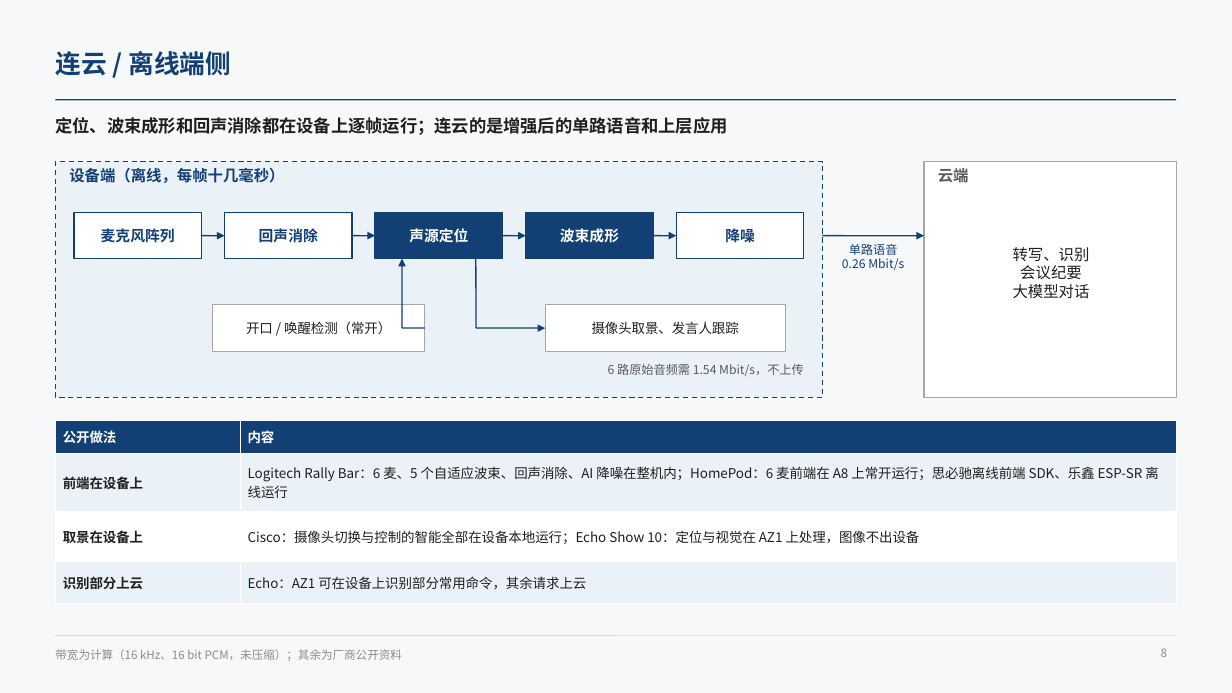
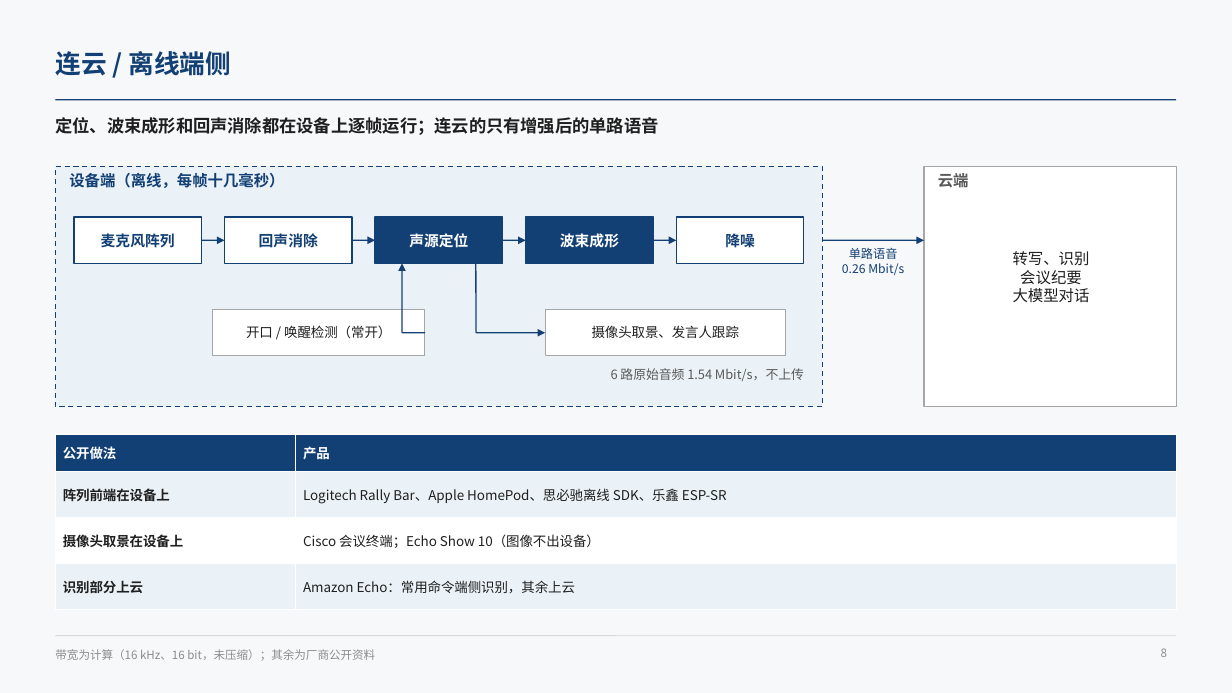
Before and after one commit to ZeroFoxxi/ssl-scene1, a slide deck: slide 8 of 01_场景一_摄像头声源定位/技术总结/声源定位与波束成形技术总结.pptx. Drawn at 1232x693 pixels with LibreOffice and Linux fonts; fonts in the diff are those of the drawing. Boxes give left, top, right and bottom in pixels: in the first picture for what was removed or moved away, otherwise in the second. Text is boxed around its words. In the diff, an @@ line names an element or a change of style, - is before the commit and + after.

```diff
--- a/01_场景一_摄像头声源定位/技术总结/声源定位与波束成形技术总结.pptx
+++ b/01_场景一_摄像头声源定位/技术总结/声源定位与波束成形技术总结.pptx
@@ text at (55,117,658,135): text changed @@
-定位、波束成形和回声消除都在设备上逐帧运行；连云的是增强后的单路语音和上层应用
+定位、波束成形和回声消除都在设备上逐帧运行；连云的只有增强后的单路语音
@@ rectangle: place and size @@
-rectangle at (55,162,823,397)
+rectangle at (55,166,823,407)
@@ rectangle: place and size @@
-rectangle at (924,162,1177,397)
+rectangle at (924,166,1177,407)
@@ 11 texts, 7 rectangles, 7 arrows, 2 lines: place and size @@
-11 texts, 7 rectangles, 7 arrows, 2 lines at (69,168,1090,351)
+11 texts, 7 rectangles, 7 arrows, 2 lines at (69,173,1090,356)
@@ text at (611,368,804,381): text changed; size 9.5 to 10 pt @@
-6 路原始音频需 1.54 Mbit/s，不上传
+6 路原始音频 1.54 Mbit/s，不上传
@@ table at (55,434,1177,597) @@
-row 1, column 2: 内容
+row 1, column 2: 产品
-row 2, column 1: 前端在设备上
+row 2, column 1: 阵列前端在设备上
-row 2, column 2: Logitech Rally Bar：6 麦、5 个自适应波束、回声消除、AI 降噪在整机内；HomePod：6 麦前端在 A8 上常开运行；思必驰离线前端 SDK、乐鑫 ESP-SR 离线运行
+row 2, column 2: Logitech Rally Bar、Apple HomePod、思必驰离线 SDK、乐鑫 ESP-SR
-row 3, column 1: 取景在设备上
+row 3, column 1: 摄像头取景在设备上
-row 3, column 2: Cisco：摄像头切换与控制的智能全部在设备本地运行；Echo Show 10：定位与视觉在 AZ1 上处理，图像不出设备
+row 3, column 2: Cisco 会议终端；Echo Show 10（图像不出设备）
-row 4, column 2: Echo：AZ1 可在设备上识别部分常用命令，其余请求上云
+row 4, column 2: Amazon Echo：常用命令端侧识别，其余上云
@@ table: place and size @@
-table at (55,421,1177,593)
+table at (55,434,1177,597)
@@ text at (55,649,375,660): text changed @@
-带宽为计算（16 kHz、16 bit PCM，未压缩）；其余为厂商公开资料
+带宽为计算（16 kHz、16 bit，未压缩）；其余为厂商公开资料
```
Also in this commit, not shown: 11 other slides changed, 5 other files.
